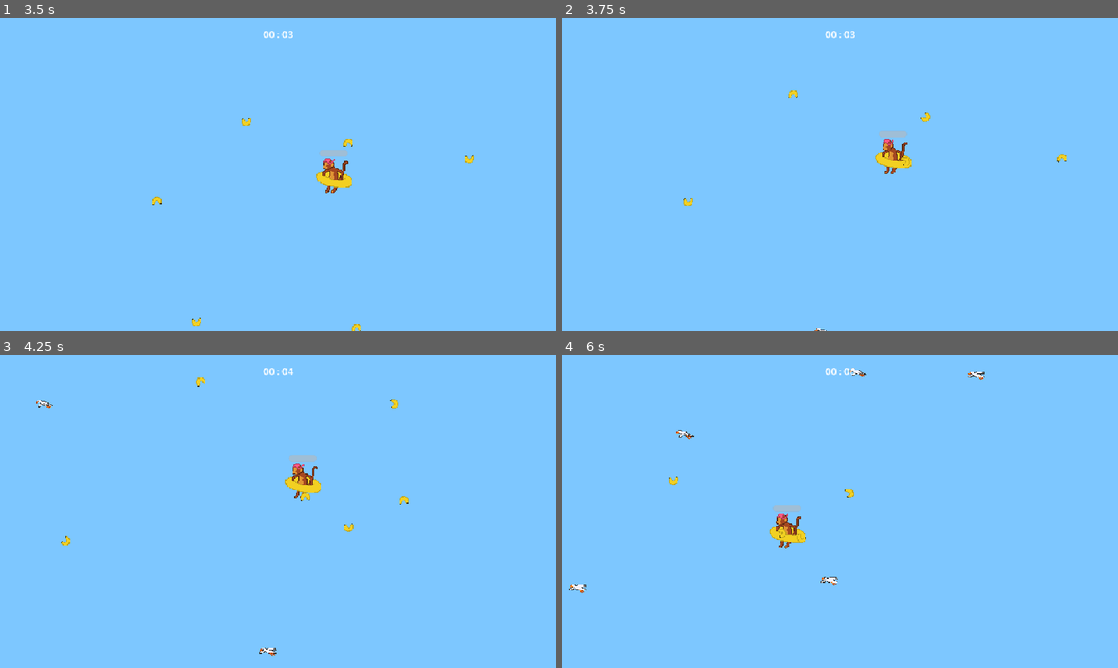
Above: before the commit, frames 1-4 (two rows, left to right).
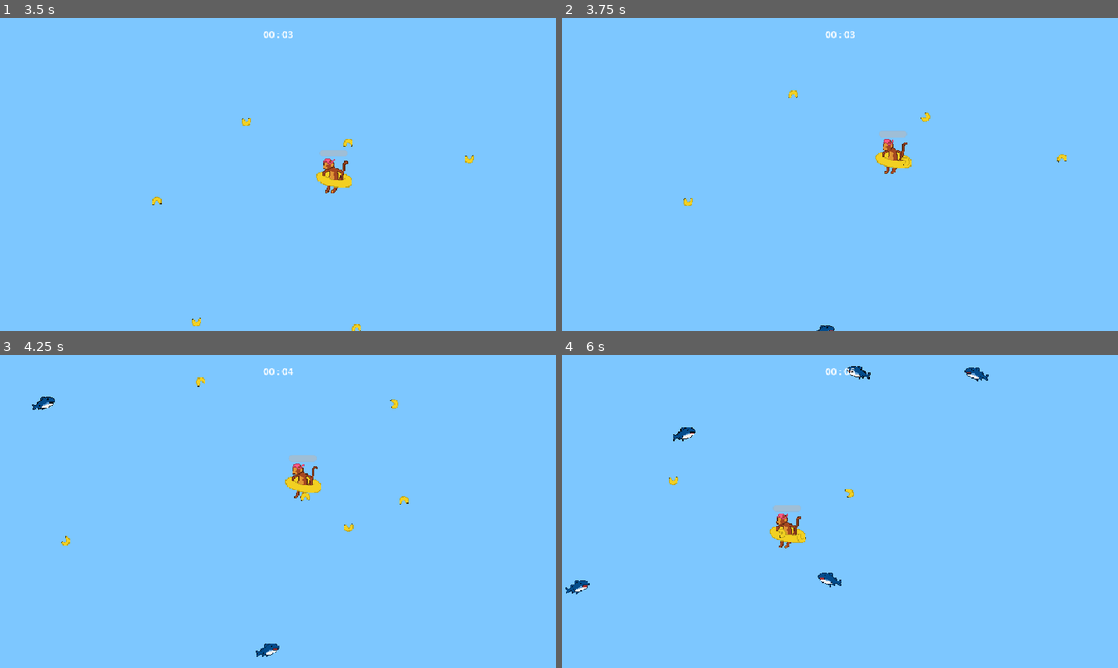
Above: after the commit, the same moments.

Repository: enzomh-web/replicaVampireSurvivors
Game: Godot game, scene res://scenes/main.tscn
Two runs of this game, one before a commit and one after it. Both use one fixed random seed, a clock stepped at 60 frames per second and the inputs below. The project has no main scene, so this scene is started directly.
Inputs:
- Up to frame 1 (3.5 s): hold D (move_right) 0.53-1.28 s; hold S (move_down) 1.28-2.03 s; hold D (move_right) 2.03-2.78 s; hold W (move_up) from 2.78 s (still down)
- Up to frame 2 (3.75 s): release W (move_up) at 3.53 s; hold A (move_left) from 3.53 s (still down)
- Up to frame 3 (4.25 s): keep holding A (move_left)
- Up to frame 4 (6 s): release A (move_left) at 5.03 s; hold S (move_down) 5.03-5.78 s; hold D (move_right) from 5.78 s (still down)

Frame 1 is identical in both runs. In frame 2, less than 0.1% of the frame differs, in the area x 45-49%, y 98-100%; in frame 3, 0.2%; in frame 4, 0.6%, in the area x 0-77%, y 3-77%.

Commit message:
refactor(enemy): add flipH and spawn per minute
- add direction.x verification
- add flipH
- add spawn per minute

Diff:
--- a/vampire-survivors/scenes/enemy.tscn
+++ b/vampire-survivors/scenes/enemy.tscn
@@ -12,7 +12,6 @@
 acceleration = 90.0
 
 [node name="Texture" type="AnimatedSprite2D" parent="." unique_id=1781467696]
-frame_progress = 0.08434037
 
 [node name="Collision" type="CollisionShape2D" parent="." unique_id=1331309551]
 shape = SubResource("RectangleShape2D_o5qli")
--- a/vampire-survivors/scenes/main.tscn
+++ b/vampire-survivors/scenes/main.tscn
@@ -5,12 +5,15 @@
 [ext_resource type="Script" uid="uid://c2qwbf3yv8f81" path="res://resources/resources_scripts/EnemyType.gd" id="2_tbgi4"]
 [ext_resource type="Resource" uid="uid://brswcusuidrfk" path="res://resources/enemies/GaivotaNormal.tres" id="3_tbgi4"]
 [ext_resource type="Resource" uid="uid://reabu8dddhir" path="res://resources/enemies/PeixeNormal.tres" id="4_o6xl0"]
+[ext_resource type="Resource" uid="uid://cdxj4x5oc1f4x" path="res://resources/enemies/PeixeColar.tres" id="5_tipki"]
+[ext_resource type="Resource" uid="uid://db8ygnjbc0aow" path="res://resources/enemies/PeixePalhaco.tres" id="6_85g3d"]
+[ext_resource type="Resource" uid="uid://b5cv1ufqr0hof" path="res://resources/enemies/PeixeSutia.tres" id="7_choun"]
 
 [node name="Main" type="Node2D" unique_id=2077153114]
 
 [node name="Spawner" parent="." unique_id=160585704 node_paths=PackedStringArray("player") instance=ExtResource("1_0wfyh")]
 player = NodePath("../Player")
-enemy_types = Array[ExtResource("2_tbgi4")]([ExtResource("3_tbgi4"), ExtResource("4_o6xl0")])
+enemy_types = Array[ExtResource("2_tbgi4")]([ExtResource("4_o6xl0"), ExtResource("3_tbgi4"), ExtResource("5_tipki"), ExtResource("6_85g3d"), ExtResource("7_choun")])
 
 [node name="Player" parent="." unique_id=1059513943 instance=ExtResource("1_o5qli")]
 position = Vector2(480, 270)
--- a/vampire-survivors/scripts/enemy.gd
+++ b/vampire-survivors/scripts/enemy.gd
@@ -28,6 +28,11 @@
 	direction = (player_reference.position - position).normalized()
 	velocity = velocity.move_toward(direction * move_speed, acceleration * delta)
 
+	if direction.x < Vector2.ZERO.x:
+		$Texture.flip_h = false
+	else:
+		$Texture.flip_h = true
+
 	move_and_slide()
 
 func take_damage(amount):
--- a/vampire-survivors/scripts/spawner.gd
+++ b/vampire-survivors/scripts/spawner.gd
@@ -27,7 +27,7 @@
 func spawn(pos: Vector2):
 	var enemy_instance = enemy.instantiate()
 
-	enemy_instance.type = enemy_types[0] # futura logica de waves aqui
+	enemy_instance.type = enemy_types[min(minute, enemy_types.size() - 1)] # futura logica de waves aqui
 
 	enemy_instance.position = pos
 	enemy_instance.player_reference = player
